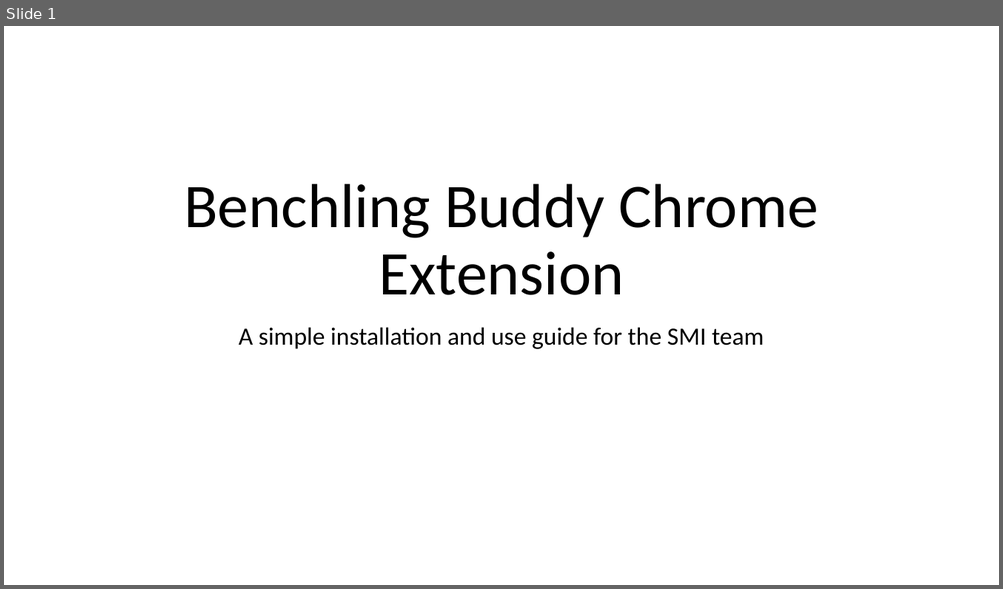
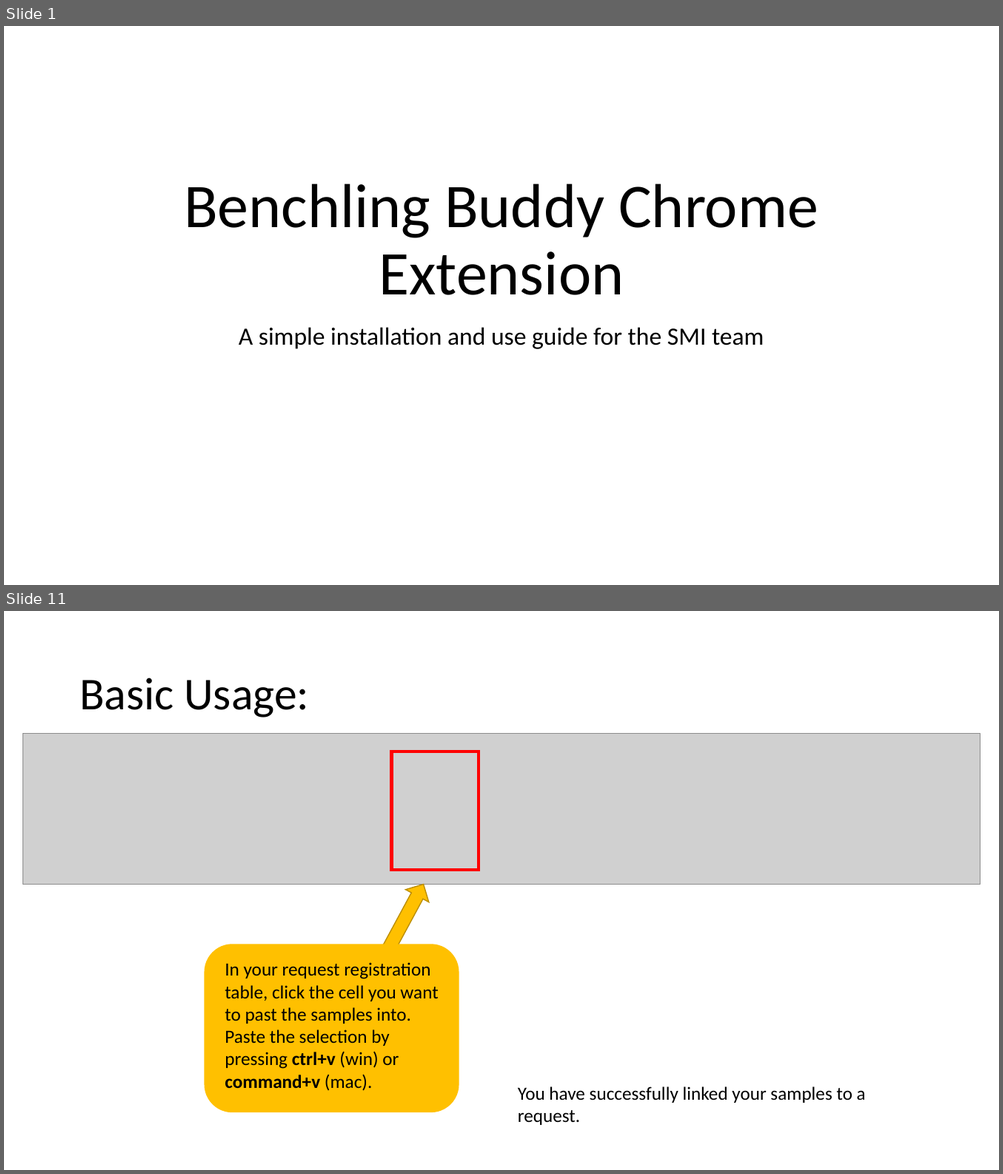
Before and after one commit to 1000000000000000000000000000000/BenchlingBuddy, a slide deck: README.pptx. Shown one above the other, each under a label of ours: slide 1 before the commit, slides 1 and 11 after it; the slides between them are not shown. The pictures are 1003x589 and 1003x1174 pixels, drawn with LibreOffice and Linux fonts; fonts in the diff are those of the drawing; grey boxes stand for pictures. Boxes give left, top, right and bottom in pixels: in the first picture for what was removed or moved away, otherwise in the second. Text is boxed around its words. In the diff, an @@ line names an element or a change of style, - is before the commit and + after.

```diff
--- a/README.pptx
+++ b/README.pptx
@@ slide 11 added at bbox=[4, 611, 999, 1170], background #FFFFFF @@
@@ title added at bbox=[79, 678, 310, 718], 44 pt, text #000000 @@
+Basic Usage:
@@ picture added at bbox=[23, 733, 980, 884] @@
@@ rectangle added at bbox=[391, 752, 478, 871], outline #FF0000 3 pt @@
@@ left arrow added at bbox=[342, 878, 435, 1020], fill #FFC000, outline #BD8E00 1 pt @@
@@ rounded rectangle added at bbox=[204, 945, 458, 1113], fill #FFC000 @@
@@ text added at bbox=[225, 963, 438, 1091], 18 pt, text #000000 @@
+In your request registration
+table, click the cell you want to past the samples into. Paste the selection by pressing ctrl+v (win) or command+v (mac).
@@ text added at bbox=[518, 1087, 865, 1125], 18 pt, text #000000 @@
+You have successfully linked your samples to a request.
```
Also in this commit, not shown: 1 slide changed, 8 other slides added.
